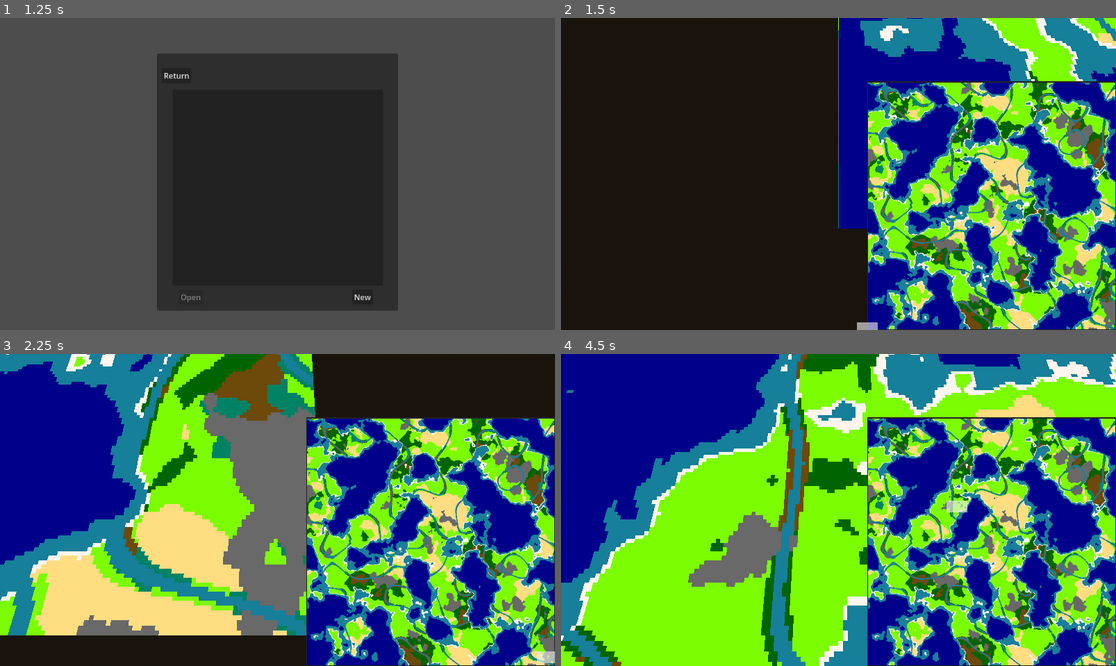
Above: before the commit, frames 1-4 (two rows, left to right).
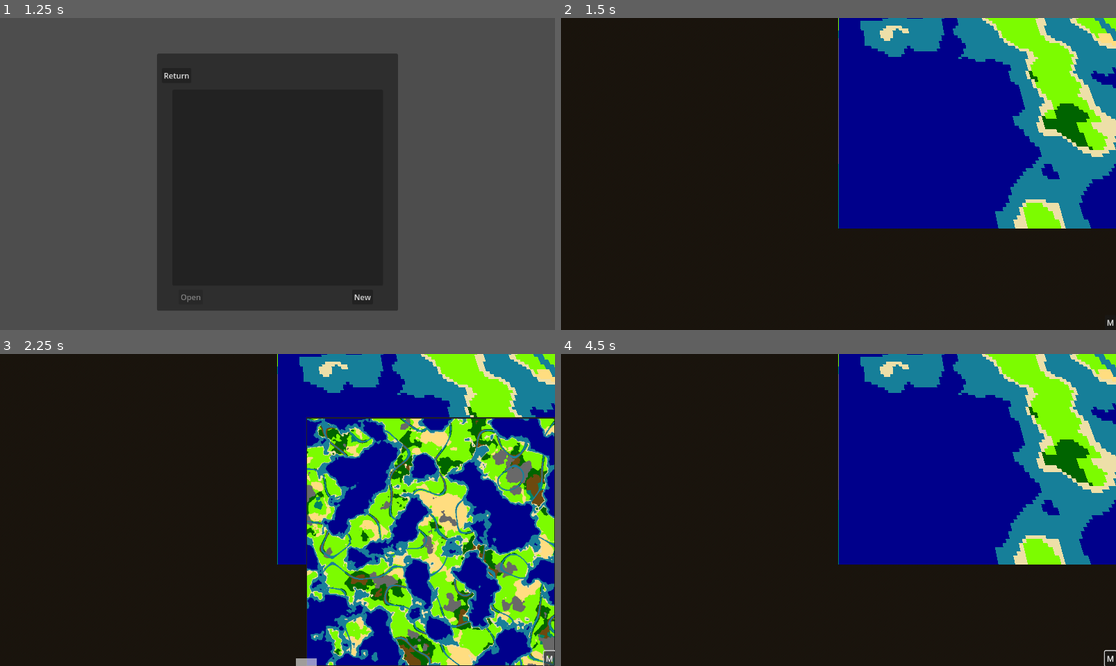
Above: after the commit, the same moments.

Repository: Bonono63/Grand-Strategy-Prototype-II
Game: Godot game, scene res://Menus/main_menu.tscn
Same seed, same stepped clock (60 frames per second), same inputs: the game is played once before the commit and once after it.
Inputs (mouse positions are in pixels of both pictures, inside the frame that each line leads up to):
- Up to frame 1 (1.25 s): click "Singleplayer" at 0.5 s
- Up to frame 2 (1.5 s): click "New" at 1.25 s
- Up to frame 3 (2.25 s): click (549, 659) at 2 s, where only the run after the commit has a clickable "M"
- Up to frame 4 (4.5 s): click (1110, 659) at 2.75 s, where only the run after the commit has a clickable "M"; click (1110, 659) at 3.5 s, where only the run after the commit has a clickable "M"; tap Enter at 4.25 s; drag from (993, 541) to (894, 441) at 4.27 s

Frame 1 is identical in both runs. In frame 2, 31% of the frame differs, in the area x 53-100%, y 0-100%; in frame 3, 61%; in frame 4, 93%, in the area x 0-100%, y 0-100%.

Commit message:
modified:   World/World.gd 	modified:   World/world.tscn 	modified:   project.godot

Diff:
--- a/World/World.gd
+++ b/World/World.gd
@@ -55,6 +55,7 @@
 
 func _unhandled_input(event):
 	if event is InputEventKey:
+		# open settings menu or close it
 		if event.is_action_pressed("ui_cancel"):
 			if !pause:
 				var pause_menu = preload("res://Menus/pause_menu.tscn").instantiate()
@@ -65,6 +66,7 @@
 				pause = false
 				remove_child(get_child(-1))
 
+# can be called anywhere to return to the main menu
 func return_to_main_menu():
 	get_tree().change_scene_to_file("res://Menus/main_menu.tscn")
 	self.queue_free()
@@ -87,12 +89,18 @@
 func _ready():
 	map.connect("map_loaded", Callable(self, "on_map_loaded"))
 
+func on_minimap_toggle():
+	if minimap.visible:
+		minimap.hide()
+	else:
+		minimap.show()
+
 func on_map_loaded():
 	print("map loaded")
 	$GUI/Minimap/Area2D.connect("collision", minimap_input_event)
+	$GUI/minimap_toggle.connect("button_down", on_minimap_toggle)
 	$"World Collision".connect("collision", world_input_event)
 	generate_terrain_map()
-	#print(terrain_texture)
 	update_terrain_map()
 	world_collision_setup()
 
@@ -302,7 +310,7 @@
 				map.terrain_types.shallow_water:
 					image.set_pixel(x,y,Color(0.1, 0.5, 0.6, 1)) # coast
 				map.terrain_types.shore:
-					image.set_pixel(x,y,Color.SEASHELL) # shore
+					image.set_pixel(x,y,Color("eddfa8")) # shore
 				map.terrain_types.mountain:
 					image.set_pixel(x,y,Color.DIM_GRAY) # mountain
 				map.terrain_types.plains:
--- a/World/world.tscn
+++ b/World/world.tscn
@@ -58,6 +58,7 @@
 [node name="GUI" type="CanvasLayer" parent="."]
 
 [node name="Minimap" type="ColorRect" parent="GUI"]
+visible = false
 offset_right = 40.0
 offset_bottom = 40.0
 mouse_filter = 1
@@ -117,3 +118,15 @@
 offset_right = 40.0
 offset_bottom = 23.0
 text = "info info info info info info info info info info info info info info info info info info info info info info i …(186 unchanged characters)…
+
+[node name="minimap_toggle" type="Button" parent="GUI"]
+anchors_preset = 3
+anchor_left = 1.0
+anchor_top = 1.0
+anchor_right = 1.0
+anchor_bottom = 1.0
+offset_left = -23.0
+offset_top = -31.0
+grow_horizontal = 0
+grow_vertical = 0
+text = "M"
--- a/project.godot
+++ b/project.godot
@@ -72,3 +72,8 @@
 "events": [Object(InputEventKey,"resource_local_to_scene":false,"resource_name":"","device":-1,"window_id":0,"alt_press …(182 unchanged characters)…
 ]
 }
+tab={
+"deadzone": 0.5,
+"events": [Object(InputEventKey,"resource_local_to_scene":false,"resource_name":"","device":-1,"window_id":0,"alt_pressed":false,"shift_pressed":false,"ctrl_pressed":false,"meta_pressed":false,"pressed":false,"keycode":0,"physical_keycode":4194306,"key_label":0,"unicode":0,"echo":false,"script":null)
+]
+}
